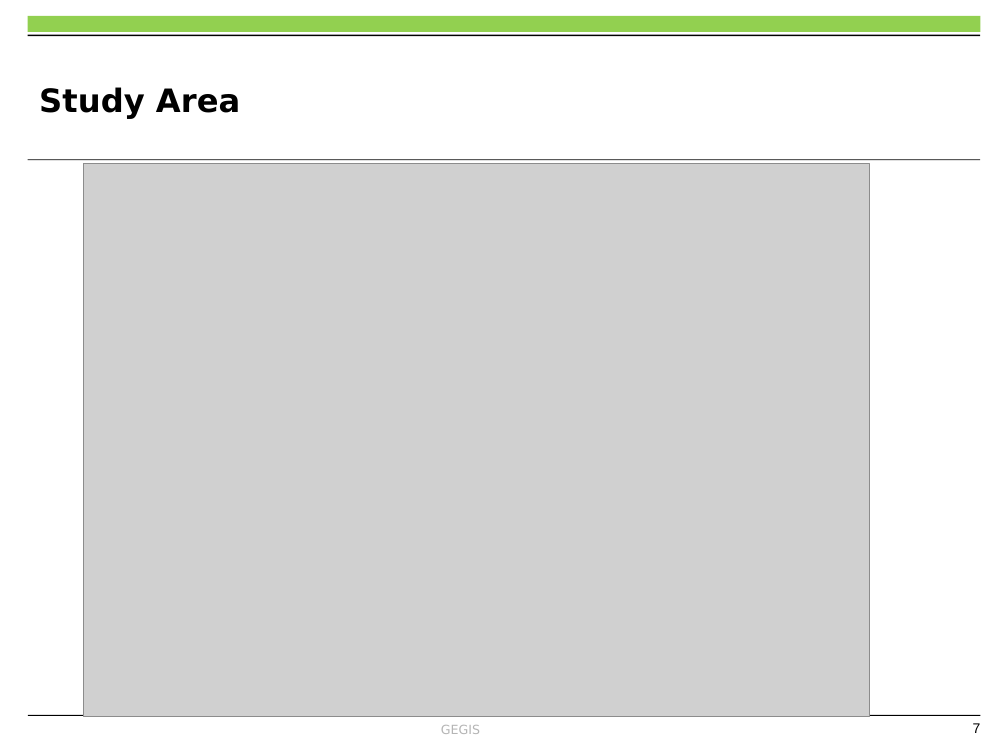
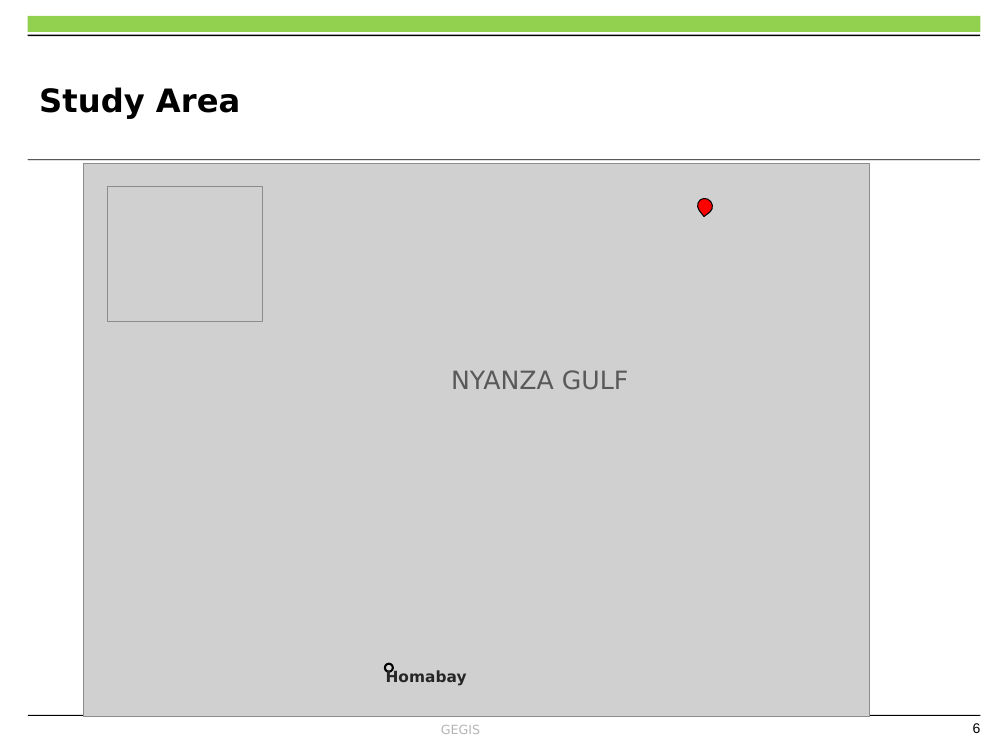
Before and after one commit to OkomoJacob/FinalYearProject, a slide deck: slide 6 of Dr. E Nduati, Superviser/Submissions/ENC222-0149_2017_OKOMO_JACOB_OKELLO_V3.pptx (slide 7 before the commit). Drawn at 1008x756 pixels with LibreOffice and Linux fonts; fonts in the diff are those of the drawing; grey boxes stand for pictures; background and template pictures are left out. Boxes give left, top, right and bottom in pixels: in the first picture for what was removed or moved away, otherwise in the second. Text is boxed around its words. In the diff, an @@ line names an element or a change of style, - is before the commit and + after.

```diff
--- a/Dr. E Nduati, Superviser/Submissions/ENC222-0149_2017_OKOMO_JACOB_OKELLO_V3.pptx
+++ b/Dr. E Nduati, Superviser/Submissions/ENC222-0149_2017_OKOMO_JACOB_OKELLO_V3.pptx
@@ picture added at (x1=107, y1=186, x2=262, y2=322) @@
@@ teardrop added at (x1=694, y1=196, x2=715, y2=216), fill #FF0000, outline #000000 0.75 pt @@
@@ text added at (x1=451, y1=370, x2=628, y2=390), 18 pt, text #595959 @@
+NYANZA GULF
@@ ellipse added at (x1=385, y1=663, x2=393, y2=671), fill #D9D9D9, outline #000000 1.5 pt @@
@@ text added at (x1=386, y1=669, x2=467, y2=686), 11 pt, text #262626, bold @@
+Homabay
@@ page number at (x1=973, y1=723, x2=981, y2=733): text changed @@
-7
+6
```
Also in this commit, not shown: 11 other slides changed, 2 slides added, 1 slide removed, 16 other files.
